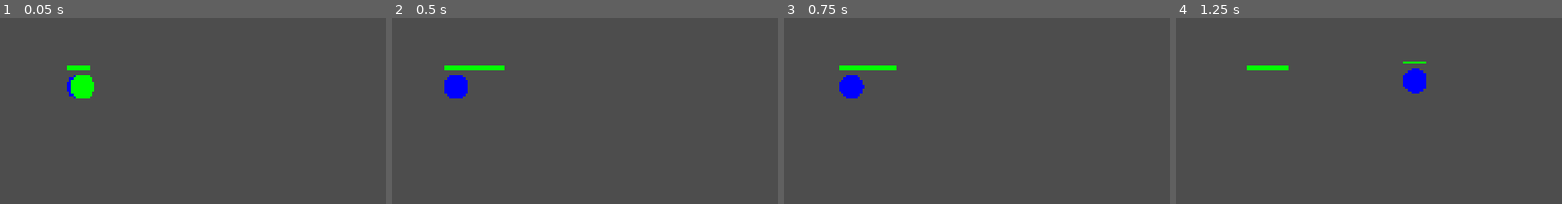
Above: before the commit, frames 1-4 (left to right).
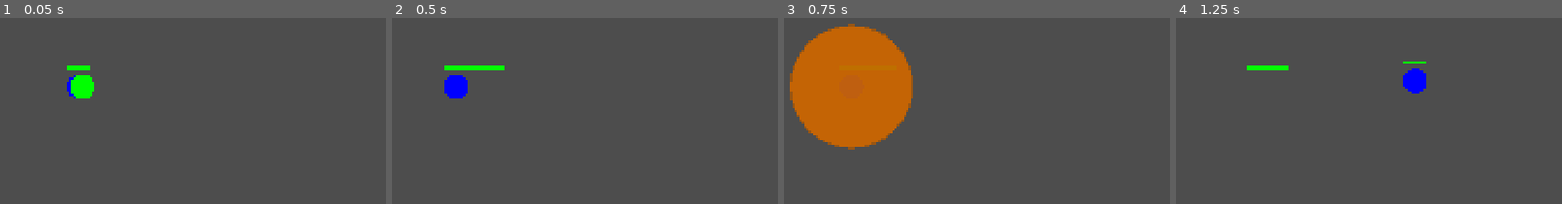
Above: after the commit, the same moments.

Repository: JoeyDD27/1v1-hero-game-demo-version
Game: Godot game, scene res://scenes/BattleScene.tscn
Same seed, same stepped clock (60 frames per second), same inputs: the game is played once before the commit and once after it. This scene is started directly instead of the project's main scene.
Inputs (mouse positions are in pixels of both pictures, inside the frame that each line leads up to):
- Up to frame 1 (0.05 s): no input
- Up to frame 2 (0.5 s): no input
- Up to frame 3 (0.75 s): tap Enter at 0.5 s; move the mouse to (outside the picture) at 0.52 s; hold D (move_right) from 0.53 s (still down); tap E (ability_e) at 0.6 s
- Up to frame 4 (1.25 s): keep holding D (move_right); tap Q (ability_q) at 0.8 s

Frames 1-2 are identical in both runs. In frame 3, 17% of the frame differs, in the area x 1-34%, y 3-71%; in frame 4, nothing differs.

Commit message:
added all visaul indecaters for beta

Diff:
--- /dev/null
+++ b/scenes/AreaAttackIndicator.tscn
@@ -0,0 +1,6 @@
+[gd_scene load_steps=2 format=3 uid="uid://areaattack1"]
+
+[ext_resource type="Script" path="res://scripts/core/AreaAttackIndicator.gd" id="1"]
+
+[node name="AreaAttackIndicator" type="Node2D"]
+script = ExtResource("1")
--- /dev/null
+++ b/scripts/core/AreaAttackIndicator.gd
@@ -0,0 +1,51 @@
+extends Node2D
+
+var radius: float = 100.0
+var lifetime: float = 0.3  # Show for 0.3 seconds
+var indicator_color: Color = Color(1, 0, 0, 0.5)  # Red, semi-transparent
+
+func _ready():
+	# Create visual indicator (circle)
+	_draw_area_indicator()
+
+func _draw_area_indicator():
+	"""Draw area attack indicator as a circle"""
+	var points = PackedVector2Array()
+	var point_count = 32
+
+	# Create circle polygon
+	for i in range(point_count):
+		var angle = (i * 2.0 * PI) / point_count
+		var point = Vector2(cos(angle) * radius, sin(angle) * radius)
+		points.append(point)
+
+	# Create Polygon2D for the circle
+	var polygon = Polygon2D.new()
+	polygon.polygon = points
+	polygon.color = indicator_color
+	polygon.name = "AreaIndicator"
+	add_child(polygon)
+
+	# Add outline for better visibility
+	var outline_points = PackedVector2Array()
+	for i in range(point_count):
+		var angle = (i * 2.0 * PI) / point_count
+		var point = Vector2(cos(angle) * (radius + 3), sin(angle) * (radius + 3))
+		outline_points.append(point)
+
+	var outline = Polygon2D.new()
+	outline.polygon = outline_points
+	outline.color = indicator_color.darkened(0.3)
+	outline.name = "Outline"
+	add_child(outline)
+
+func setup(radius_val: float, color: Color = Color(1, 0, 0, 0.5)):
+	"""Setup area indicator"""
+	radius = radius_val
+	indicator_color = color
+	_draw_area_indicator()
+
+func _process(delta):
+	lifetime -= delta
+	if lifetime <= 0:
+		queue_free()
--- a/scripts/core/Hero.gd
+++ b/scripts/core/Hero.gd
@@ -569,6 +569,27 @@
 		else:
 			get_tree().root.add_child(indicator)
 
+func _show_area_indicator(pos: Vector2, radius_val: float, color: Color = Color(1, 0, 0, 0.5)):
+	"""Show visual indicator for area attack"""
+	var indicator_scene = preload("res://scenes/AreaAttackIndicator.tscn")
+	var indicator = null
+
+	if indicator_scene:
+		indicator = indicator_scene.instantiate()
+	else:
+		indicator = preload("res://scripts/core/AreaAttackIndicator.gd").new()
+
+	if indicator:
+		indicator.setup(radius_val, color)
+		indicator.position = pos
+
+		# Add to scene tree
+		var battle_scene = get_tree().get_first_node_in_group("battle_manager")
+		if battle_scene:
+			battle_scene.add_child(indicator)
+		else:
+			get_tree().root.add_child(indicator)
+
 func _ranged_attack(direction: Vector2):
 	"""Ranged attack - spawn projectile"""
 	var projectile_scene = preload("res://scenes/Projectile.tscn")
@@ -676,6 +697,9 @@
 	var bash_radius = 150.0
 	var bash_damage = attack_damage * 1.5
 
+	# Show area indicator
+	_show_area_indicator(position, bash_radius, Color(1, 0.5, 0, 0.5))  # Orange
+
 	var space_state = get_world_2d().direct_space_state
 	var query = PhysicsShapeQueryParameters2D.new()
 	var shape = CircleShape2D.new()
@@ -766,6 +790,9 @@
 	var fireball_radius = 100.0
 	var fireball_damage = attack_damage * 2.0
 
+	# Show area indicator at target location
+	_show_area_indicator(mouse_pos, fireball_radius, Color(1, 0, 0, 0.5))  # Red
+
 	var space_state = get_world_2d().direct_space_state
 	var query = PhysicsShapeQueryParameters2D.new()
 	var shape = CircleShape2D.new()
--- a/scripts/ui/BattleUI.gd
+++ b/scripts/ui/BattleUI.gd
@@ -17,6 +17,10 @@
 	visible = true
 
 func _process(_delta):
+	# Continuously try to find heroes if not found yet
+	if not local_hero or not is_instance_valid(local_hero) or not enemy_hero or not is_instance_valid(enemy_hero):
+		_find_heroes()
+
 	_update_ui()
 
 func setup(player_id: int):
@@ -74,13 +78,16 @@
 
 func _update_ability_cooldowns():
 	"""Update ability cooldown displays"""
+	if not ability_q_label or not ability_e_label:
+		return
+
 	if not local_hero or not is_instance_valid(local_hero):
 		ability_q_label.text = "Q: --"
 		ability_e_label.text = "E: --"
 		return
 
-	var q_cd = local_hero.ability_q_cooldown
-	var e_cd = local_hero.ability_e_cooldown
+	var q_cd = local_hero.ability_q_cooldown if "ability_q_cooldown" in local_hero else 0.0
+	var e_cd = local_hero.ability_e_cooldown if "ability_e_cooldown" in local_hero else 0.0
 
 	if q_cd > 0.0:
 		ability_q_label.text = "Q: %.1f" % q_cd
@@ -98,15 +105,18 @@
 
 func _update_hp_display():
 	"""Update player and enemy HP displays"""
+	if not player_hp_label or not enemy_hp_label:
+		return
+
 	# Player HP
-	if local_hero and is_instance_valid(local_hero):
+	if local_hero and is_instance_valid(local_hero) and "current_health" in local_hero and "max_health" in local_hero:
 		var hp_percent = (local_hero.current_health / local_hero.max_health) * 100.0
 		player_hp_label.text = "Player HP: %d/%d (%.0f%%)" % [int(local_hero.current_health), int(local_hero.max_health), hp_percent]
 	else:
 		player_hp_label.text = "Player HP: --"
 
 	# Enemy HP
-	if enemy_hero and is_instance_valid(enemy_hero):
+	if enemy_hero and is_instance_valid(enemy_hero) and "current_health" in enemy_hero and "max_health" in enemy_hero:
 		var hp_percent = (enemy_hero.current_health / enemy_hero.max_health) * 100.0
 		enemy_hp_label.text = "Enemy HP: %d/%d (%.0f%%)" % [int(enemy_hero.current_health), int(enemy_hero.max_health), hp_percent]
 	else:
@@ -114,6 +124,9 @@
 
 func _update_effects():
 	"""Update active effects display"""
+	if not effects_container:
+		return
+
 	# Clear existing effect labels (keep the header)
 	var children = effects_container.get_children()
 	for child in children:
@@ -124,15 +137,15 @@
 		return
 
 	# Check for Rapid Fire (Shooter Q)
-	if local_hero.has("rapid_fire_active") and local_hero.rapid_fire_active:
+	if "rapid_fire_active" in local_hero and local_hero.rapid_fire_active:
 		var effect_label = Label.new()
-		var time_left = local_hero.rapid_fire_timer if local_hero.has("rapid_fire_timer") else 0.0
+		var time_left = local_hero.rapid_fire_timer if "rapid_fire_timer" in local_hero else 0.0
 		effect_label.text = "Rapid Fire: %.1fs" % time_left
 		effect_label.modulate = Color(0, 1, 0, 1)  # Green
 		effects_container.add_child(effect_label)
 
 	# Check for spawn protection
-	if local_hero.has("spawn_protection") and local_hero.spawn_protection > 0.0:
+	if "spawn_protection" in local_hero and local_hero.spawn_protection > 0.0:
 		var effect_label = Label.new()
 		effect_label.text = "Spawn Protection: %.1fs" % local_hero.spawn_protection
 		effect_label.modulate = Color(0, 1, 1, 1)  # Cyan
@@ -140,17 +153,20 @@
 
 func _update_match_timer():
 	"""Update match timer display"""
+	if not match_timer_label:
+		return
+
 	var battle_manager = get_tree().get_first_node_in_group("battle_manager")
 	if not battle_manager:
 		match_timer_label.text = "--:--"
 		return
 
-	var timer = battle_manager.match_timer
+	var timer = battle_manager.match_timer if "match_timer" in battle_manager else 600.0
 	var minutes = int(timer / 60.0)
 	var seconds = int(timer) % 60
 
 	var timer_text = "%02d:%02d" % [minutes, seconds]
-	if battle_manager.sudden_death:
+	if "sudden_death" in battle_manager and battle_manager.sudden_death:
 		timer_text += " (SUDDEN DEATH!)"
 		match_timer_label.modulate = Color(1, 0, 0, 1)  # Red
 	else:
